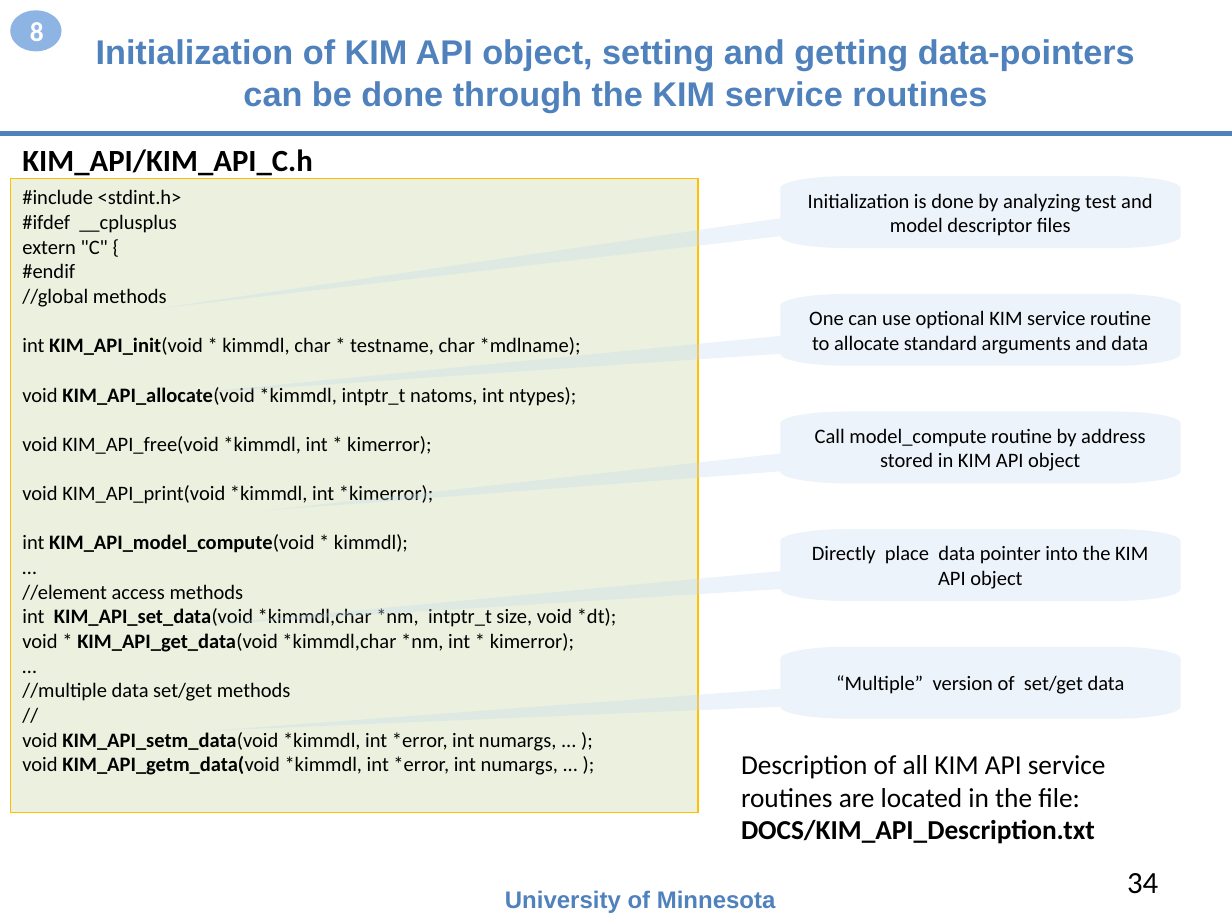
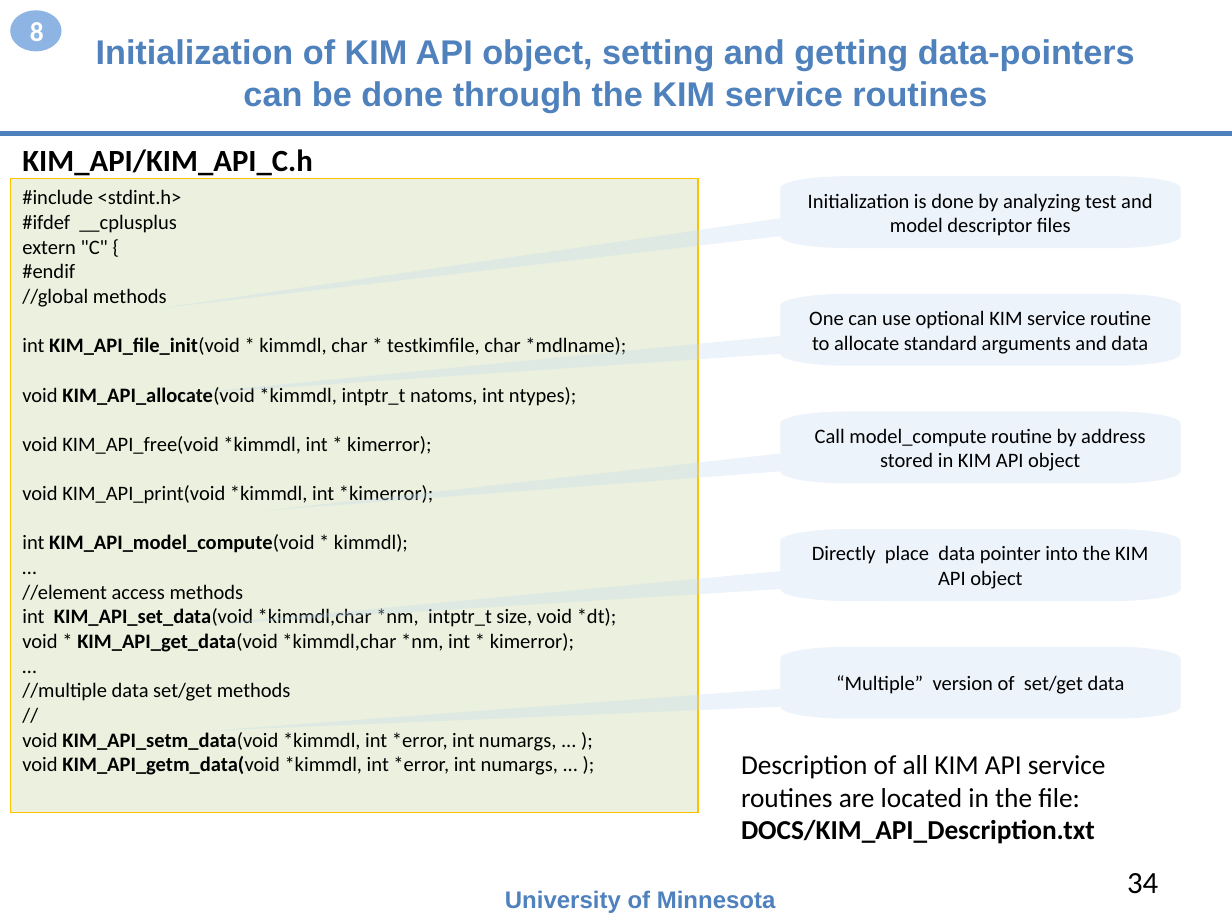
Before and after one commit to openkim/kim-api, a slide deck: slide 34 of DOCS/openkim-api-introduction.pptx. Drawn at 1232x924 pixels with LibreOffice and Linux fonts; fonts in the diff are those of the drawing. Boxes give left, top, right and bottom in pixels: in the first picture for what was removed or moved away, otherwise in the second. Text is boxed around its words. In the diff, an @@ line names an element or a change of style, - is before the commit and + after.

Commit message:
Add KIM_API_file_init(); deprecate KIM_API_init()

```diff
--- a/DOCS/openkim-api-introduction.pptx
+++ b/DOCS/openkim-api-introduction.pptx
@@ text in rectangle at (22, 337, 626, 355): text changed @@
-int KIM_API_init(void * kimmdl, char * testname, char *mdlname);
+int KIM_API_file_init(void * kimmdl, char * testkimfile, char *mdlname);
```
Also in this commit, not shown: 4 other slides changed, 37 other files.
